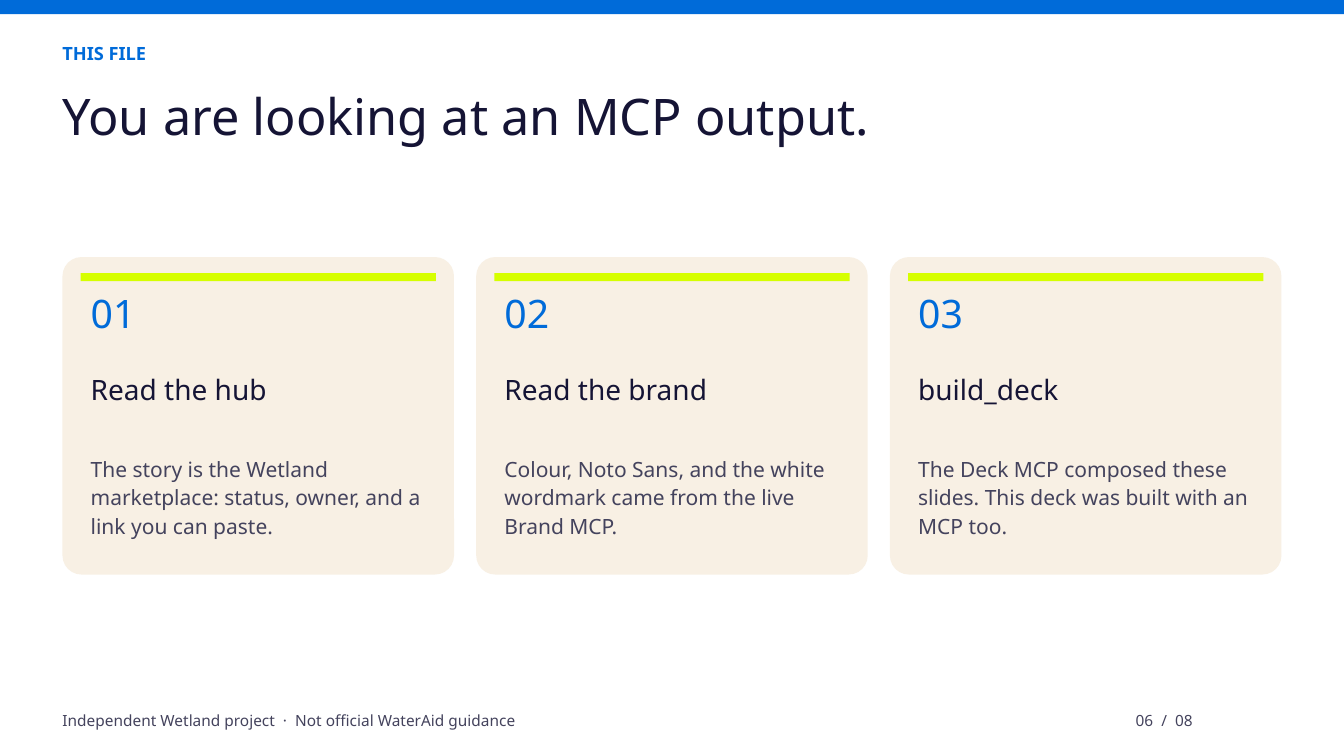
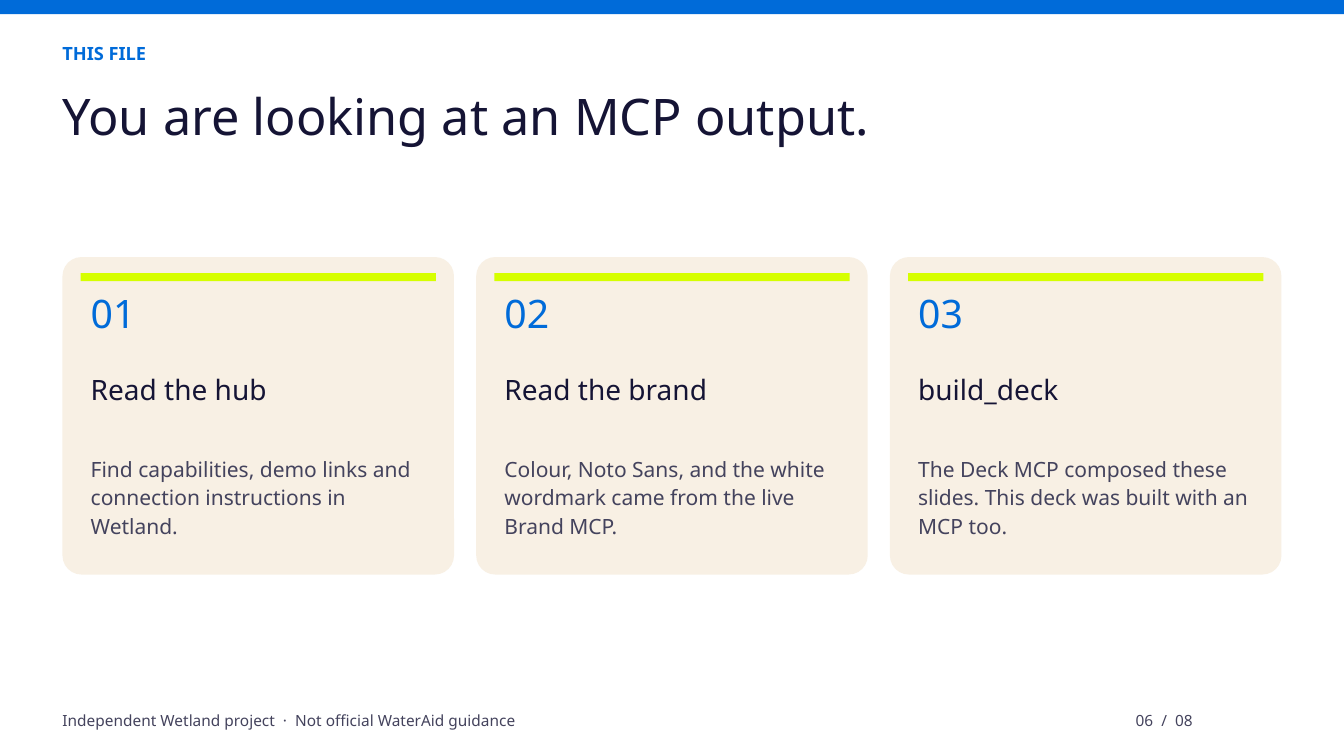
Before and after one commit to mohammedahmxd/Wetland, a slide deck: slide 6 of decks/wetland-mcp-marketplace.pptx. Drawn at 1344x756 pixels with LibreOffice and Linux fonts; fonts in the diff are those of the drawing. Boxes give left, top, right and bottom in pixels: in the first picture for what was removed or moved away, otherwise in the second. Text is boxed around its words. In the diff, an @@ line names an element or a change of style, - is before the commit and + after.

Commit message:
Refresh marketplace claims and protect local Deck MCP writes

```diff
--- a/decks/wetland-mcp-marketplace.pptx
+++ b/decks/wetland-mcp-marketplace.pptx
@@ text at box(91, 461, 411, 534): text changed @@
-The story is the Wetland marketplace: status, owner, and a link you can paste.
+Find capabilities, demo links and connection instructions in Wetland.
```
Also in this commit, not shown: 4 other slides changed, 5 other files.
